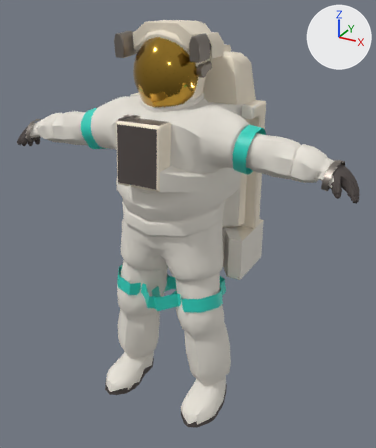
One commit to the glTF model models/character_suited.glb: the scene before it, then after it.
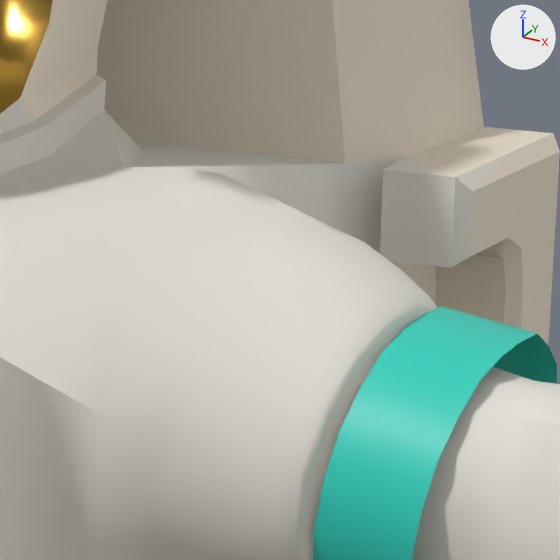
Each version is shown whole from a camera (50 mm lens) standing at (1.202, -2.013, 1.99) and looking at (0.045, 0.091, 0.938), then close up on the part from 51% to 71% of the width and 18% to 35% of the height. Lighting does not change. The marker at upper right points along +X, +Y and +Z. The last two pictures show the newer version. Vertices at exactly the same position are counted once.

In view in the first close-up: 'astronaut'.
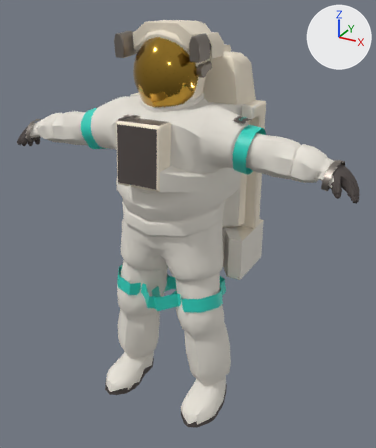
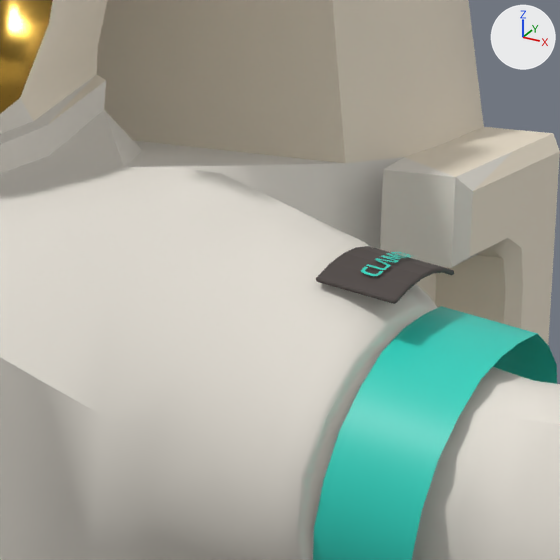
Pixel boxes [x1, y1, x2, y2] of what changed, in the close-ups (560 x 560 px):
part 1 of me_0, added
    after: [316, 246, 454, 304]
part 2 of me_0, added
    after: [361, 267, 383, 276]
part 3 of me_0, added
    after: [381, 253, 404, 262]
part 4 of me_0, added
    after: [375, 258, 396, 267]
part 5 of me_0, added
    after: [366, 264, 389, 270]

The change in detail:
me_0 is used by ob_astronaut; location (0.0, 0.0, 0.0).
me_0 had 3535 vertices, 6667 faces and spanned x -0.88..0.88, y -0.28..0.42, z 0.0..1.89.
me_0 now has 3931 vertices, 7223 faces and spans x -0.88..0.88, y -0.28..0.42, z 0.0..1.89.
me_0 part 1: a new loose piece of 136 vertices spanning x 0.33..0.38, y -0.05..0.03, z 1.51..1.53, in mat_trim (dark grey #4f4744).
me_0 part 2: a new loose piece of 46 vertices spanning x 0.36..0.37, y -0.04..-0.03, z 1.52, in mat_accent (cyan #2ed3c0).
me_0 part 3: a new loose piece of 39 vertices spanning x 0.36..0.37, y -0.01..0.0, z 1.52..1.53, in mat_accent (cyan #2ed3c0).
me_0 part 4: a new loose piece of 34 vertices spanning x 0.36..0.37, y -0.03..-0.01, z 1.52, in mat_accent (cyan #2ed3c0).
me_0 part 5: a new loose piece of 17 vertices spanning x 0.36..0.37, y -0.03..-0.02, z 1.52, in mat_accent (cyan #2ed3c0).
Other edits to the shape of me_0 do not show in these pictures.
